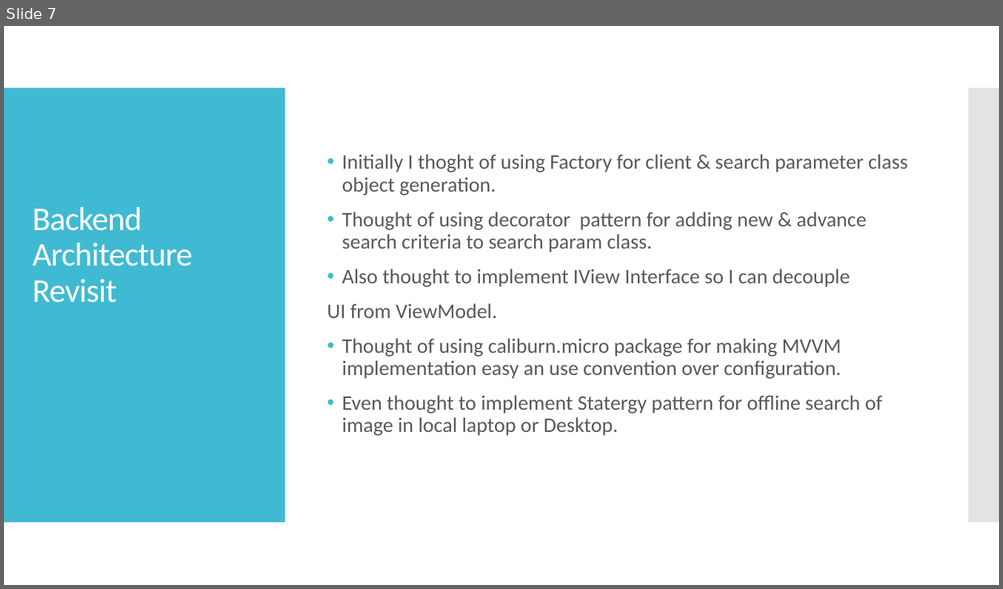
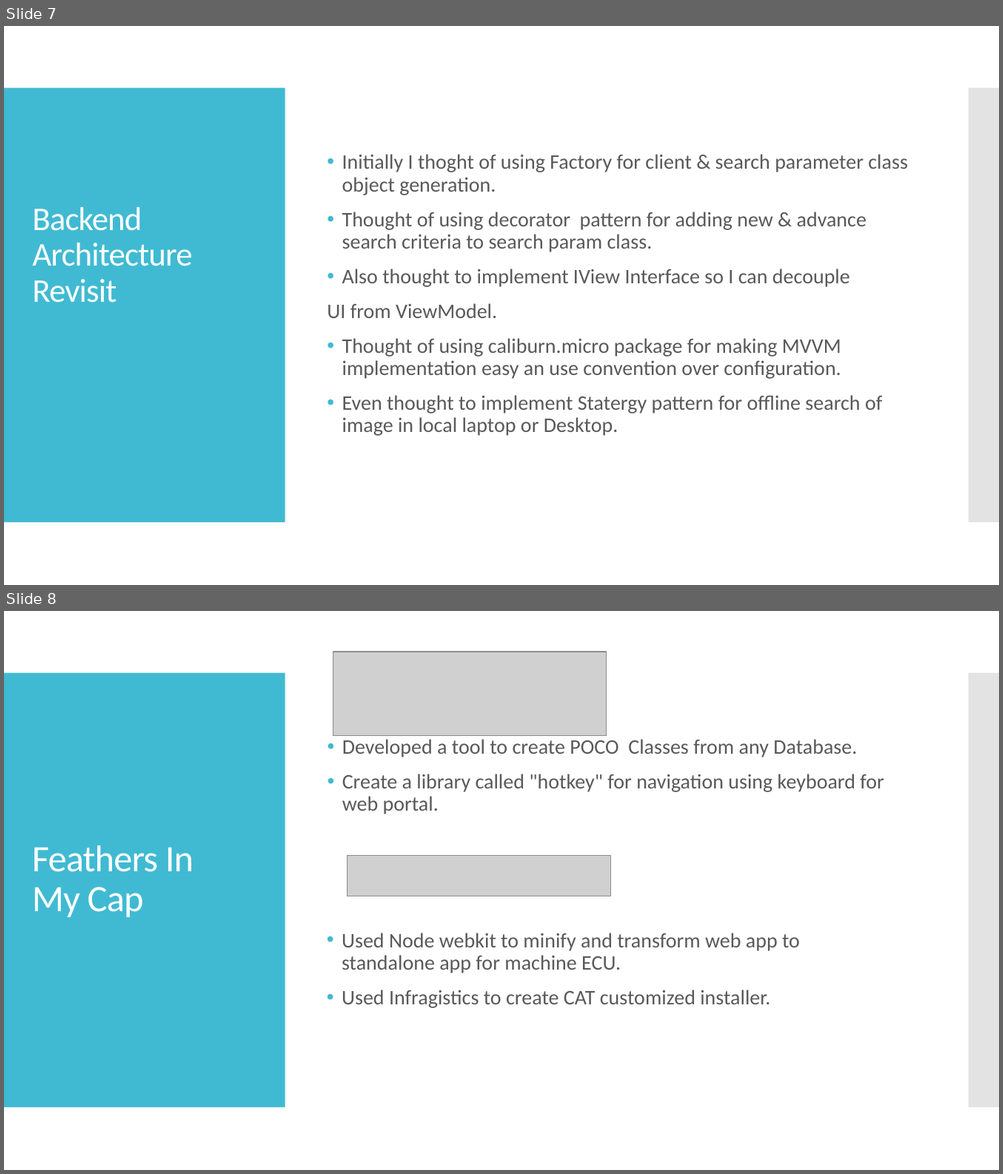
Before and after one commit to Mastimind/Intuit.Task, a slide deck: Intuit Presentation.pptx. Shown one above the other, each under a label of ours: slide 7 before the commit, slides 7 and 8 after it. The pictures are 1003x589 and 1003x1174 pixels, drawn with LibreOffice and Linux fonts; fonts in the diff are those of the drawing; grey boxes stand for pictures. Boxes give left, top, right and bottom in pixels: in the first picture for what was removed or moved away, otherwise in the second. Text is boxed around its words. In the diff, an @@ line names an element or a change of style, - is before the commit and + after.

```diff
--- a/Intuit Presentation.pptx
+++ b/Intuit Presentation.pptx
@@ slide 8 added at <box>4,611,999,1170</box>, background #FFFFFF; not listed: 2 template elements that a slide beside it also shows @@
@@ picture added at <box>333,652,606,736</box> @@
@@ text added at <box>342,739,884,815</box>, 20 pt, text #595959 @@
+• Developed a tool to create POCO Classes from any Database.
+• Create a library called "hotkey" for navigation using keyboard for web portal.
@@ title added at <box>32,846,193,917</box>, 36 pt, text #FFFFFF @@
+Feathers In My Cap
@@ picture added at <box>347,856,611,896</box> @@
@@ text added at <box>341,933,800,1008</box>, 20 pt, text #595959 @@
+• Used Node webkit to minify and transform web app to standalone app for machine ECU.
+• Used Infragistics to create CAT customized installer.
```
Also in this commit, not shown: 1 other slide added.
